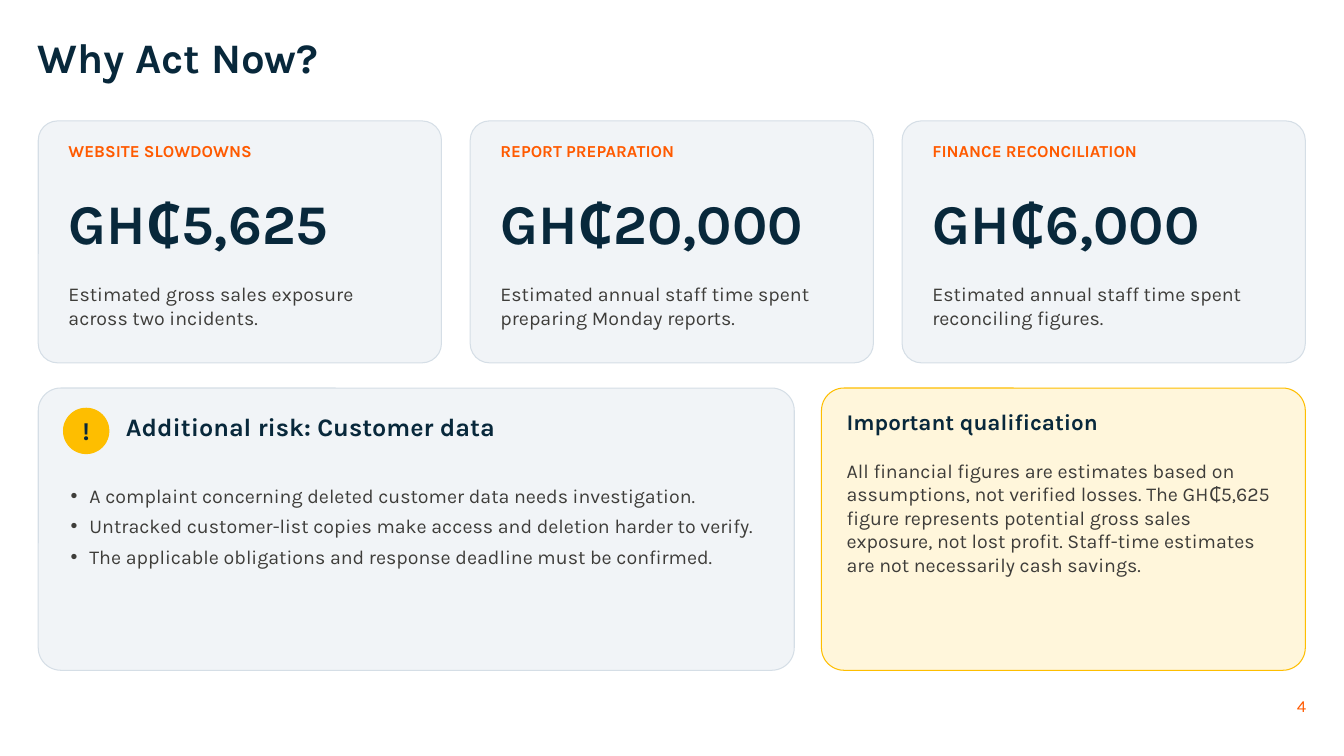
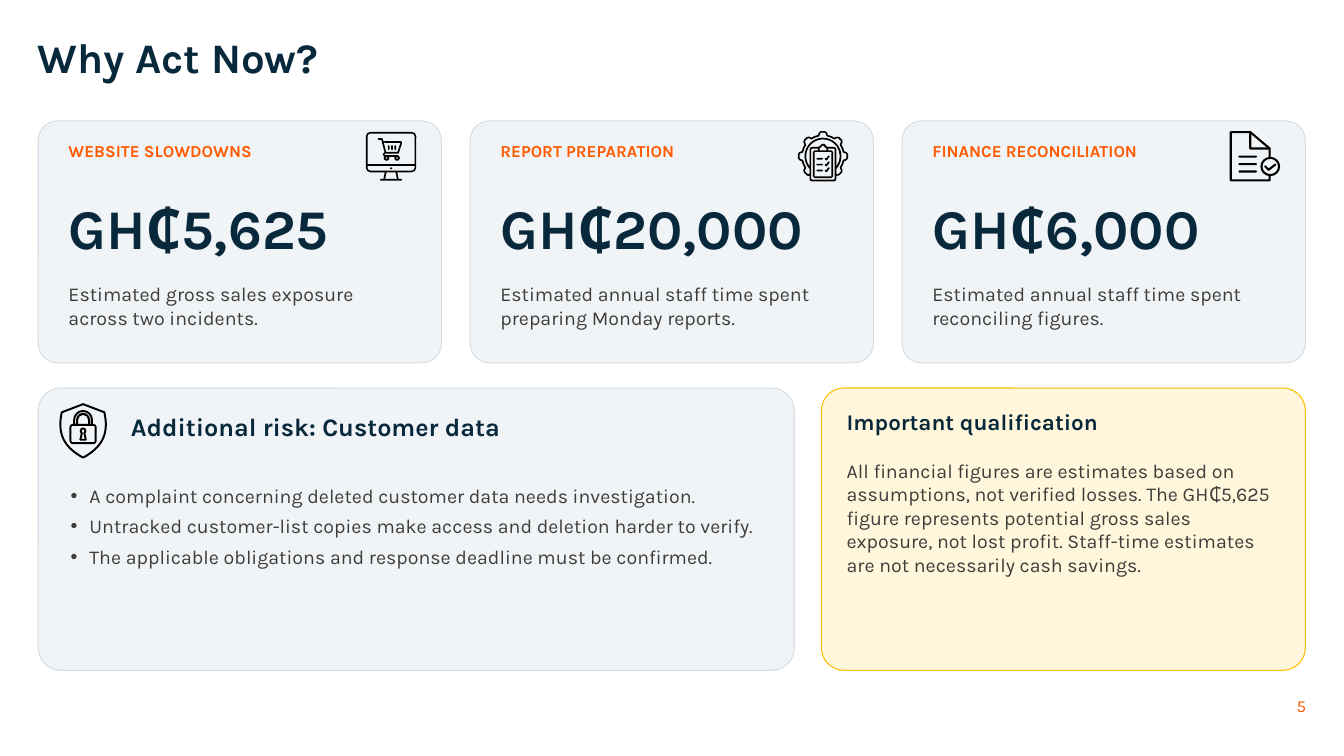
Before and after one commit to 3nochy/kloud-kart-data-engineering-strategy, a slide deck: slide 5 of Kloud-Kart-Board-Presentation.pptx (slide 4 before the commit). Drawn at 1344x756 pixels with LibreOffice and Linux fonts; fonts in the diff are those of the drawing; background and template pictures are left out. Boxes give left, top, right and bottom in pixels: in the first picture for what was removed or moved away, otherwise in the second. Text is boxed around its words. In the diff, an @@ line names an element or a change of style, - is before the commit and + after.

```diff
--- a/Kloud-Kart-Board-Presentation.pptx
+++ b/Kloud-Kart-Board-Presentation.pptx
@@ group added at (366,132,416,180): 6 freeform shapes @@
@@ group added at (799,131,849,181): 7 freeform shapes @@
@@ group added at (1230,131,1280,181): 7 freeform shapes @@
@@ 3 texts: place and size @@
-3 texts at (68,207,1199,252)
+3 texts at (68,212,1199,257)
@@ freeform shape added at (59,403,107,459), fill #000000 @@
@@ ellipse removed at (64,408,109,454) @@
-!
@@ text "Additional risk: Customer data": place and size @@
-text "Additional risk: Customer data" at (126,418,495,437)
+text "Additional risk: Customer data" at (131,418,500,437)
@@ page number at (1297,701,1306,712): text changed @@
-4
+5
```
Also in this commit, not shown: 7 other slides changed, 4 slides added, 1 slide removed.
